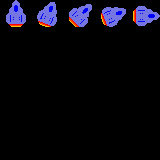
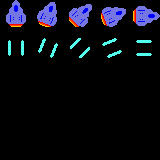
Two versions of the same layered image (w=160, h=160). Layer-by-layer changes:
painted on "Background" over <box>8,26,152,58</box>
